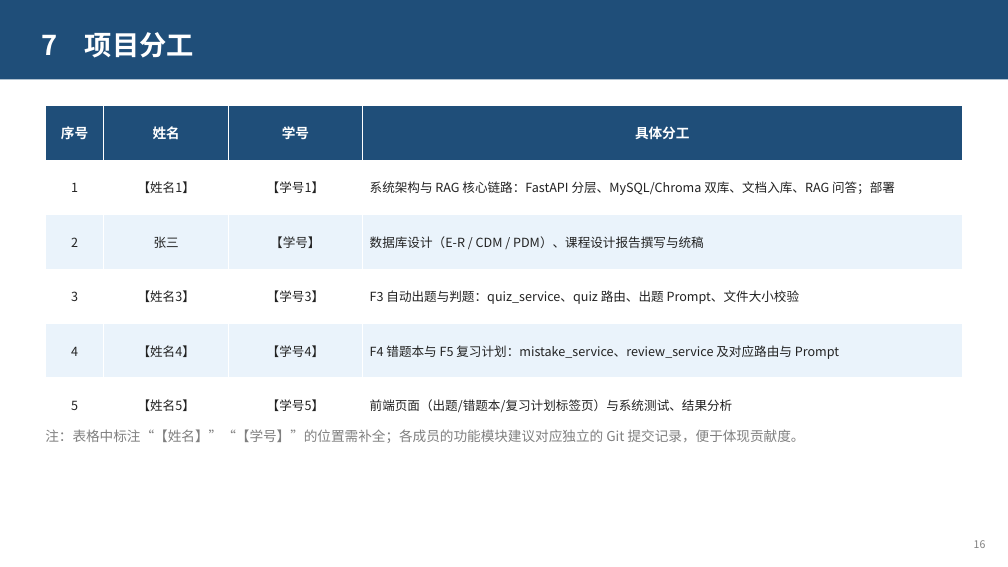
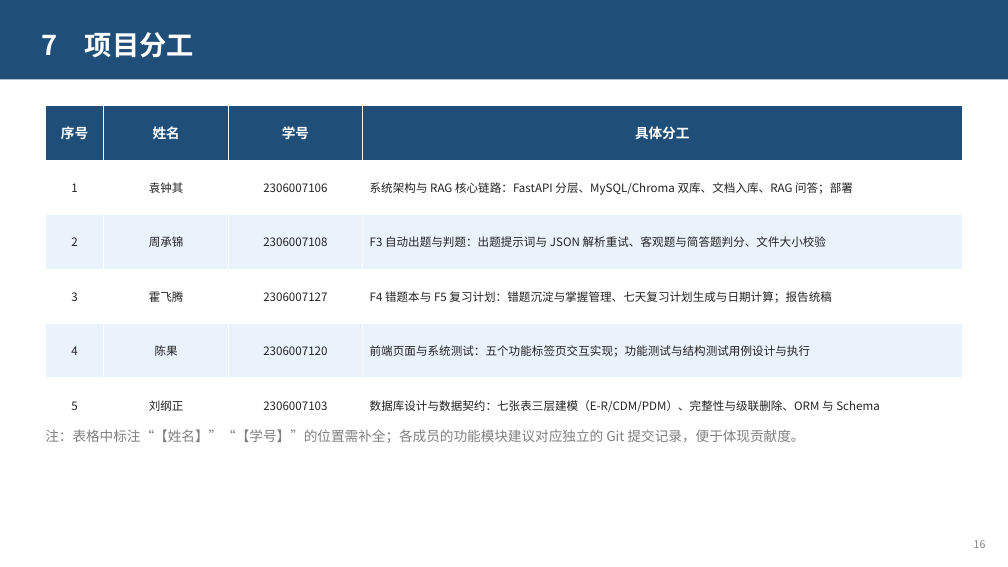
Before and after one commit to xingkongzcj/langchain_agent, a slide deck: slide 16 of defense/智学助手-课程设计答辩.pptx. Drawn at 1008x567 pixels with LibreOffice and Linux fonts; fonts in the diff are those of the drawing. Boxes give left, top, right and bottom in pixels: in the first picture for what was removed or moved away, otherwise in the second. Text is boxed around its words. In the diff, an @@ line names an element or a change of style, - is before the commit and + after.

```diff
--- a/defense/智学助手-课程设计答辩.pptx
+++ b/defense/智学助手-课程设计答辩.pptx
@@ table at bbox=[45, 106, 962, 433] @@
-row 2, column 2: 【姓名1】
+row 2, column 2: 袁钟其
-row 2, column 3: 【学号1】
+row 2, column 3: 2306007106
-row 3: 2 | 张三 | 【学号】 | 数据库设计（E-R / CDM / PDM）、课程设计报告撰写与统稿
+row 3: 2 | 周承锦 | 2306007108 | F3 自动出题与判题：出题提示词与 JSON 解析重试、客观题与简答题判分、文件大小校验
-row 4: 3 | 【姓名3】 | 【学号3】 | F3 自动出题与判题：quiz_service、quiz 路由、出题 Prompt、文件大小校验
+row 4: 3 | 霍飞腾 | 2306007127 | F4 错题本与 F5 复习计划：错题沉淀与掌握管理、七天复习计划生成与日期计算；报告统稿
-row 5: 4 | 【姓名4】 | 【学号4】 | F4 错题本与 F5 复习计划：mistake_service、review_service 及对应路由与 Prompt
+row 5: 4 | 陈果 | 2306007120 | 前端页面与系统测试：五个功能标签页交互实现；功能测试与结构测试用例设计与执行
-row 6: 5 | 【姓名5】 | 【学号5】 | 前端页面（出题/错题本/复习计划标签页）与系统测试、结果分析
+row 6: 5 | 刘纲正 | 2306007103 | 数据库设计与数据契约：七张表三层建模（E-R/CDM/PDM）、完整性与级联删除、ORM 与 Schema
@@ size 12 to 11 pt in "1", "系统架构与 RAG 核心链路：FastAPI 分层、MySQL/Chroma 双库、文档入库、RAG 问答；部署", "2", "3" and 2 more places @@
```
Also in this commit, not shown: 6 other slides changed, 1 other file.
